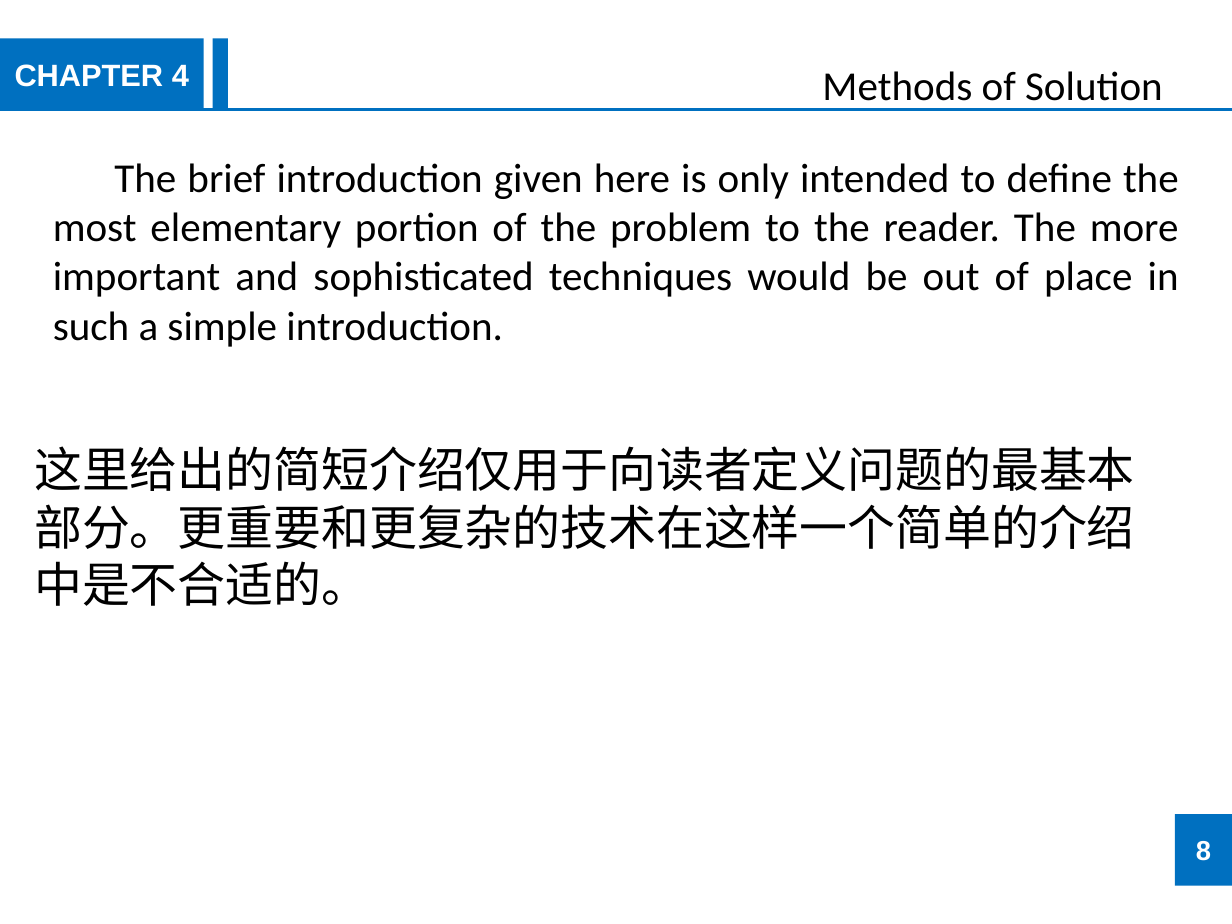
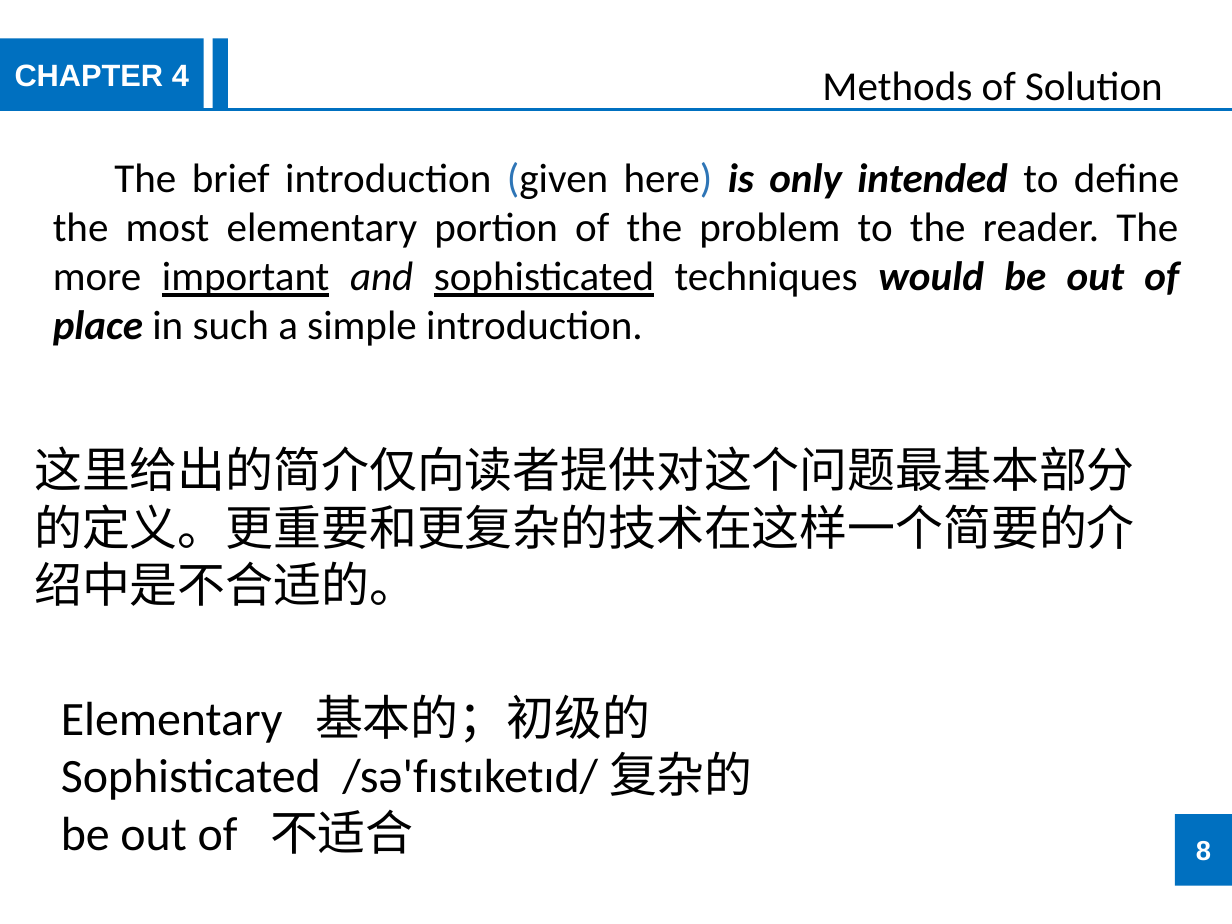
Before and after one commit to JookerLoo/Xmind, a slide deck: slide 8 of 4-3 methods of solution.pptx. Drawn at 1232x924 pixels with LibreOffice and Linux fonts; fonts in the diff are those of the drawing. Boxes give left, top, right and bottom in pixels: in the first picture for what was removed or moved away, otherwise in the second. Text is boxed around its words. In the diff, an @@ line names an element or a change of style, - is before the commit and + after.

```diff
--- a/4-3 methods of solution.pptx
+++ b/4-3 methods of solution.pptx
@@ text at (53,162,1179,346): text changed @@
-The brief introduction given here is only intended to define the most elementary portion of the problem to the reader. The more important and sophisticated techniques would be out of place in such a simple introduction.
+The brief introduction (given here) is only intended to define the most elementary portion of the problem to the reader. The more important and sophisticated techniques would be out of place in such a simple introduction.
@@ text at (34,446,1134,606): text changed @@
-这里给出的简短介绍仅用于向读者定义问题的最基本部分。更重要和更复杂的技术在这样一个简单的介绍中是不合适的。
+这里给出的简介仅向读者提供对这个问题最基本部分的定义。更重要和更复杂的技术在这样一个简要的介绍中是不合适的。
@@ text added at (61,694,753,854), 28 pt, text #000000 @@
+Elementary 基本的；初级的
+Sophisticated /sə'fɪstɪketɪd/ 复杂的
+be out of 不适合
```
Also in this commit, not shown: 11 other slides changed, 1 other file.
